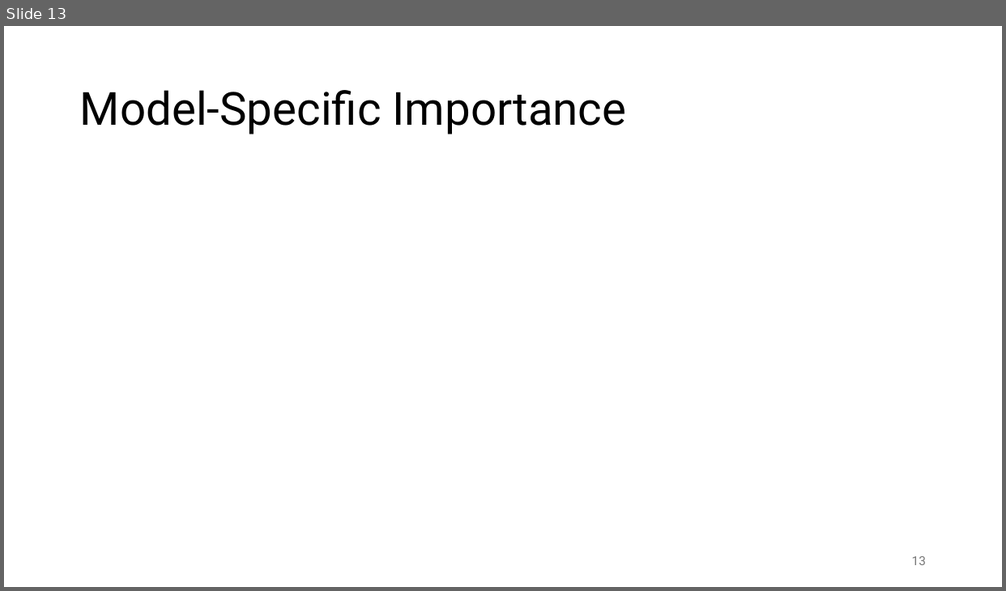
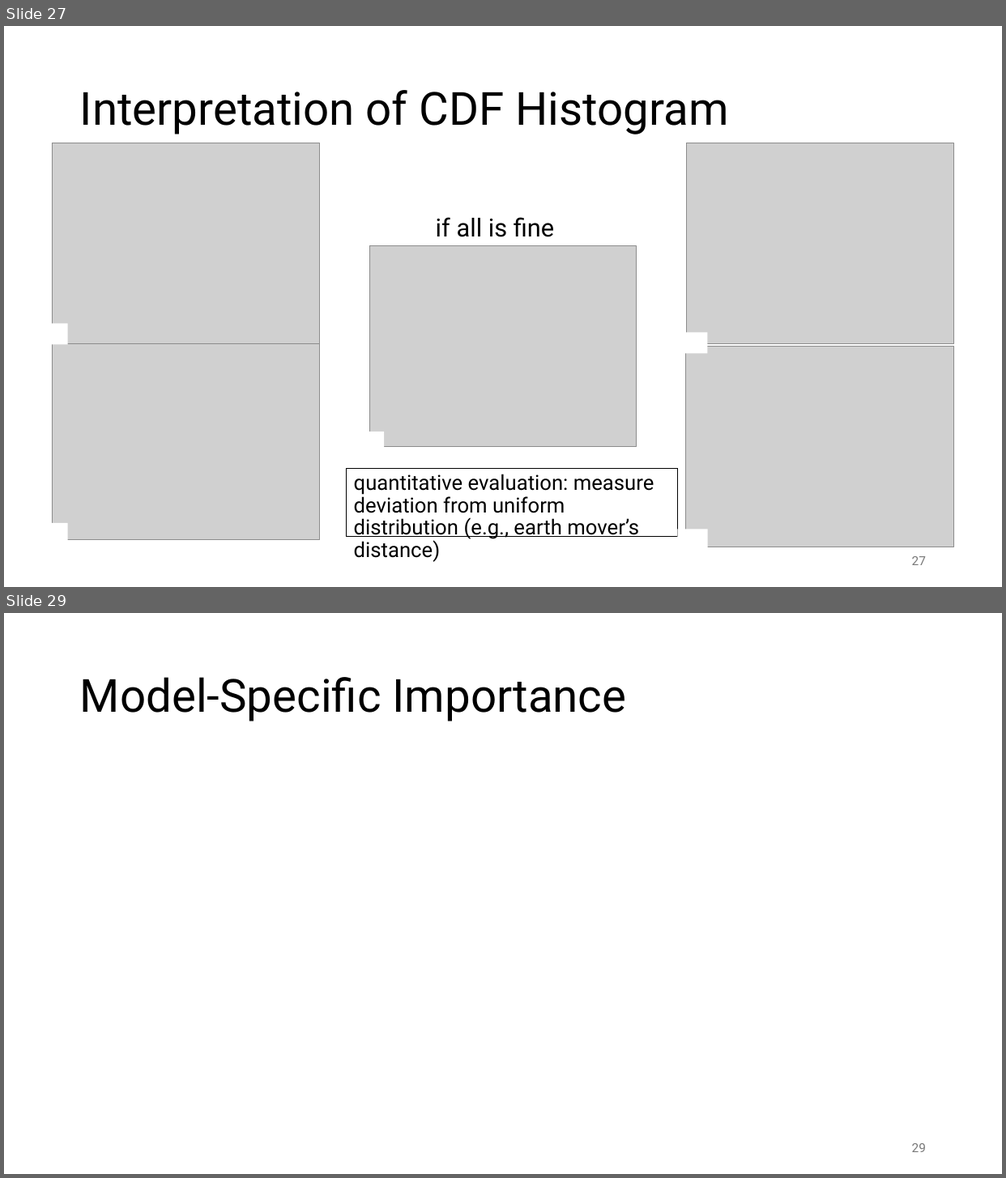
Before and after one commit to FelixWick/data_science, a slide deck: slides/7_model_evaluation.pptx. Shown one above the other, each under a label of ours: slide 13 before the commit, slides 27 and 29 after it; the slides between them are not shown. The pictures are 1006x591 and 1006x1178 pixels, drawn with LibreOffice and Linux fonts; fonts in the diff are those of the drawing; grey boxes stand for pictures. Boxes give left, top, right and bottom in pixels: in the first picture for what was removed or moved away, otherwise in the second. Text is boxed around its words. In the diff, an @@ line names an element or a change of style, - is before the commit and + after.

Commit message:
model evaluation slides

```diff
--- a/slides/7_model_evaluation.pptx
+++ b/slides/7_model_evaluation.pptx
@@ slide 27 added at (4,26,1002,587), background #FFFFFF @@
@@ title added at (80,90,729,135), 44 pt, text #000000 @@
+Interpretation of CDF Histogram
@@ picture added at (53,143,320,344) @@
@@ picture added at (686,143,953,344) @@
@@ text added at (436,217,554,237), 24 pt, text #000000 @@
+if all is fine …
@@ picture added at (369,246,637,446) @@
@@ rectangle added at (38,324,68,345), fill #FFFFFF @@
@@ picture added at (53,339,320,540) @@
@@ rectangle added at (677,332,707,353), fill #FFFFFF @@
@@ picture added at (686,347,954,547) @@
@@ rectangle added at (354,432,384,453), fill #FFFFFF @@
@@ text added at (346,469,677,544), outline #000000 0.75 pt, 20 pt, text #000000 @@
+quantitative evaluation: measure deviation from uniform distribution (e.g., earth mover’s distance)
@@ rectangle added at (38,523,68,544), fill #FFFFFF @@
@@ rectangle added at (678,530,708,551), fill #FFFFFF @@
@@ page number added at (912,557,926,565), 12 pt, text #797979 @@
+27
@@ what was slide 13 is now slide 29 @@
@@ page number at (912,1144,926,1152): text changed @@
-13
+29
```
Also in this commit, not shown: 7 slides changed, 23 other slides added, 7 slides removed, 2 other files.
